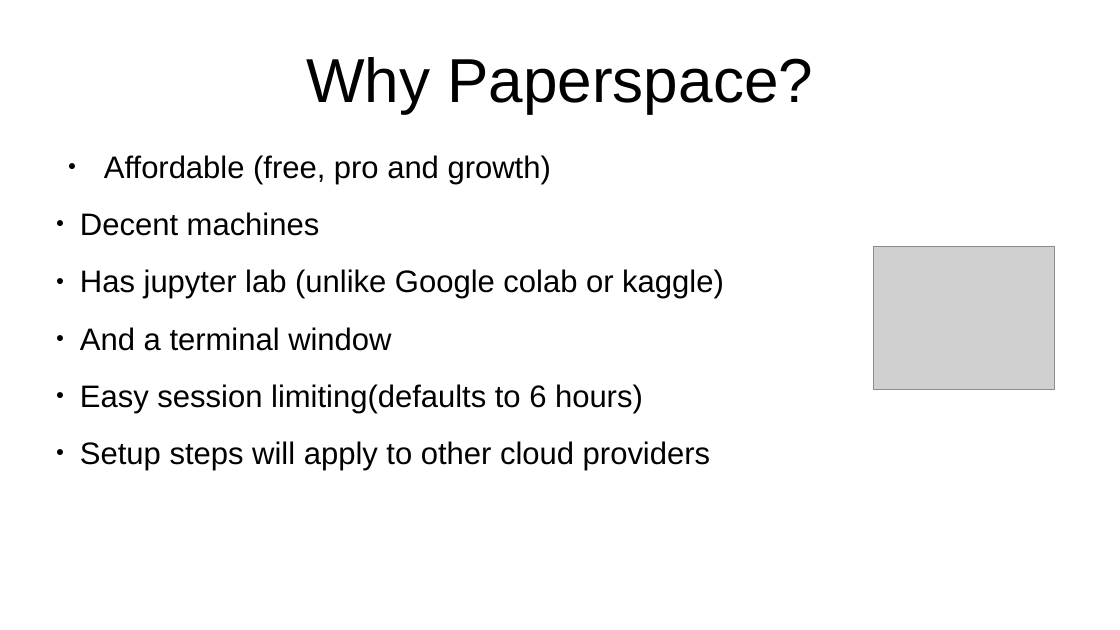
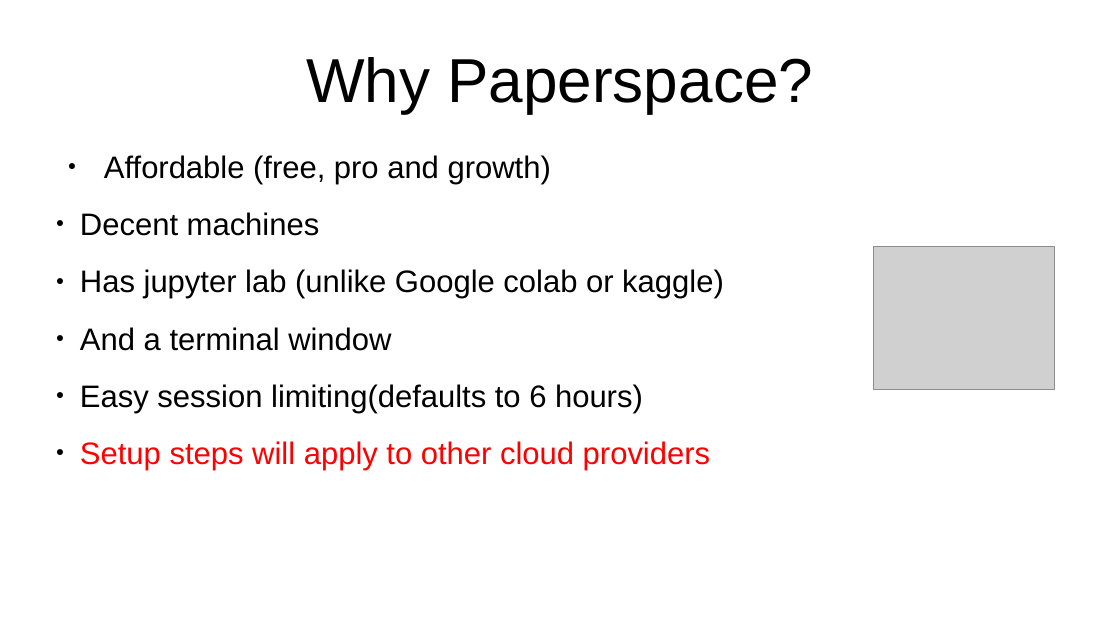
Before and after one commit to kperkins411/PCSE_595, a slide deck: slide 9 of content/Setting_up_cloud_machine.odp. Drawn at 1120x630 pixels with LibreOffice and Linux fonts; fonts in the diff are those of the drawing; grey boxes stand for pictures. Boxes give left, top, right and bottom in pixels: in the first picture for what was removed or moved away, otherwise in the second. Text is boxed around its words. In the diff, an @@ line names an element or a change of style, - is before the commit and + after.

```diff
--- a/content/Setting_up_cloud_machine.odp
+++ b/content/Setting_up_cloud_machine.odp
@@ text at bbox=[80, 441, 710, 470]: text colour #000000 to #FF0000 in "Setup steps will apply to other cloud ..." @@
```
Also in this commit, not shown: 7 other slides changed, 4 other files.
